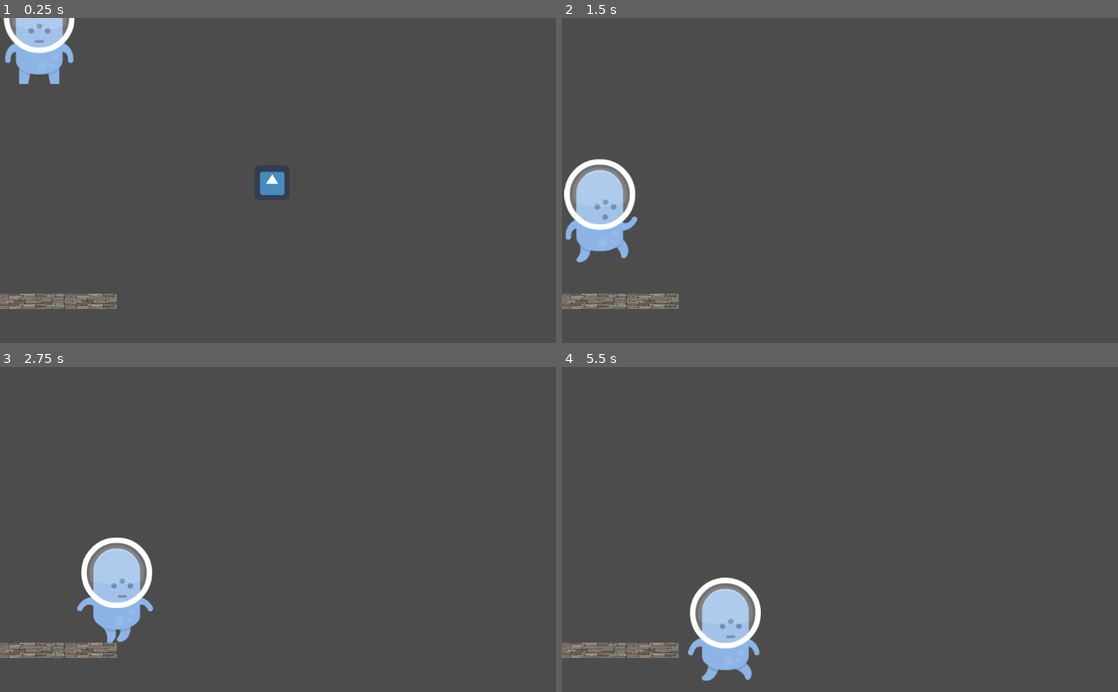
Above: before the commit, frames 1-4 (two rows, left to right).
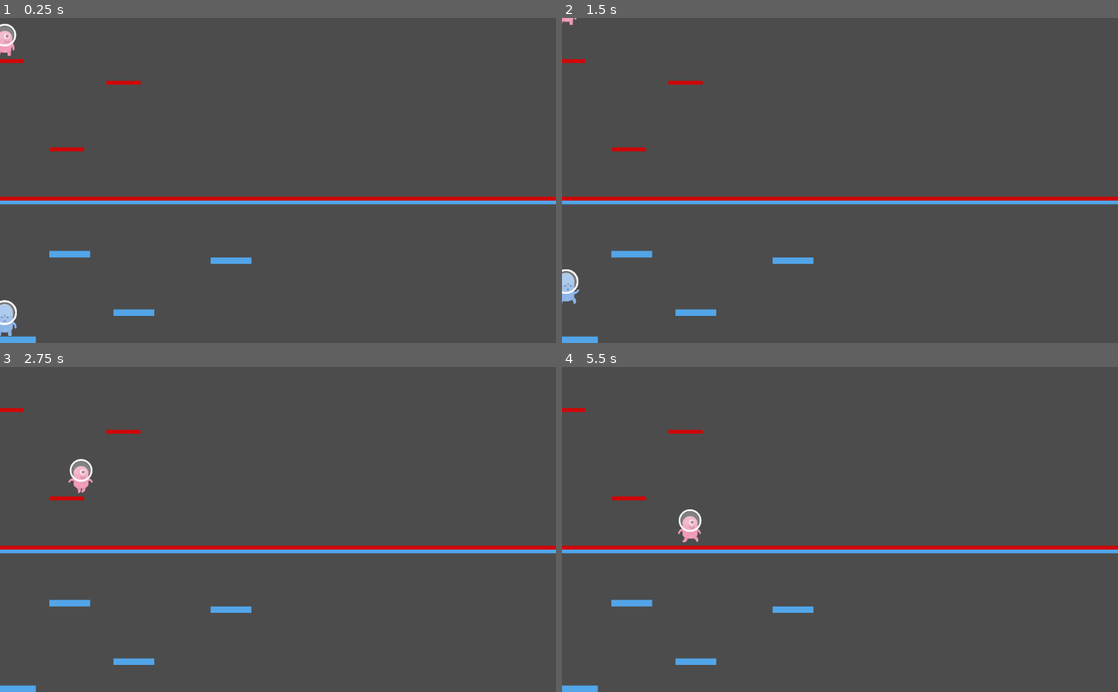
Above: after the commit, the same moments.

Repository: lucasviner/primerjoc
Game: Godot game, scene res://Escenes/Joc.tscn
The game is run twice, just before and just after one commit, with the same random seed, the same clock (stepped at 60 frames per second) and the same inputs. The engine's default icon, where the game draws it, is replaced by a stand-in: a white triangle on a blue panel in a dark square.
Inputs:
- Up to frame 1 (0.25 s): no input
- Up to frame 2 (1.5 s): hold Down (mou abaix) 0.53-1.28 s; tap Up (mou adalt) at 1.35 s
- Up to frame 3 (2.75 s): hold Right (mou dreta) from 2.03 s (still down)
- Up to frame 4 (5.5 s): release Right (mou dreta) at 2.78 s; tap A (mou esquerra) at 2.85 s; tap Enter at 3.5 s; hold Down (mou abaix) 3.53-4.28 s; tap Space at 4.25 s; tap Up (mou adalt) at 4.35 s; hold Right (mou dreta) from 5.03 s (still down)

The runs differ from the first frame. In frame 1, 6.8% of the frame differs, in the area x 0-100%, y 0-100%; in frame 2, 7.1%; in frame 3, 7.3%; in frame 4, 7.5%, in the area x 0-100%, y 12-100%.

Commit message:
Joc gairabé acabat

Diff:
--- a/Escenes/Cos.gd
+++ b/Escenes/Cos.gd
@@ -43,3 +43,5 @@
 
 func _on_Final_body_entered(body):
 	get_tree().change_scene("res://Escenes/Joc.tscn")
+#	if $AnimatedSprite.is_in_group('Canvi escena'):
+#		modulate = Color(1,0,0)
--- a/Escenes/Cos.tscn
+++ b/Escenes/Cos.tscn
@@ -17,14 +17,14 @@
 "name": "camina",
 "speed": 5.0
 }, {
+"frames": [ ExtResource( 5 ) ],
+"loop": true,
+"name": "salta",
+"speed": 5.0
+}, {
 "frames": [ ExtResource( 1 ) ],
 "loop": true,
 "name": "quiet",
-"speed": 5.0
-}, {
-"frames": [ ExtResource( 5 ) ],
-"loop": true,
-"name": "salta",
 "speed": 5.0
 } ]
 
--- a/Escenes/Escena cossos.tscn
+++ b/Escenes/Escena cossos.tscn
@@ -1,8 +1,9 @@
-[gd_scene load_steps=4 format=2]
+[gd_scene load_steps=5 format=2]
 
 [ext_resource path="res://Escenes/Terra.tscn" type="PackedScene" id=1]
 [ext_resource path="res://Escenes/Cos.tscn" type="PackedScene" id=2]
 [ext_resource path="res://Escenes/Final.tscn" type="PackedScene" id=3]
+[ext_resource path="res://Escenes/Plataformes.tscn" type="PackedScene" id=4]
 
 [node name="Node2D" type="Node2D"]
 position = Vector2( 20, 27 )
@@ -12,7 +13,7 @@
 scale = Vector2( 0.5, 0.35 )
 
 [node name="Personatge" parent="." instance=ExtResource( 2 )]
-position = Vector2( 475, 509 )
+position = Vector2( 248, 543 )
 scale = Vector2( 0.35, 0.35 )
 
 [node name="Camera2D" type="Camera2D" parent="Personatge"]
@@ -28,32 +29,41 @@
 scale = Vector2( 0.5, 0.35 )
 
 [node name="Terra4" parent="." instance=ExtResource( 1 )]
-position = Vector2( 878, 180 )
-scale = Vector2( 0.5, 0.35 )
-
-[node name="Terra5" parent="." instance=ExtResource( 1 )]
-position = Vector2( 459, 216 )
+position = Vector2( 357, 237 )
 rotation = 1.5708
 scale = Vector2( 0.5, 0.22 )
 
-[node name="Final" parent="." instance=ExtResource( 3 )]
-position = Vector2( 890, 161 )
+[node name="Final" parent="." groups=["Canvi escena"] instance=ExtResource( 3 )]
+position = Vector2( 872, 177 )
 rotation = -1.5708
 scale = Vector2( 1, 5 )
 
-[node name="Terra6" parent="." instance=ExtResource( 1 )]
-position = Vector2( 493, 635 )
-rotation = -3.14159
-scale = Vector2( 8.05, 5 )
-
-[node name="Terra11" parent="." instance=ExtResource( 1 )]
-position = Vector2( 577, 303 )
+[node name="Terra5" parent="." instance=ExtResource( 1 )]
+position = Vector2( 499, 271 )
 rotation = 1.5708
 scale = Vector2( 0.5, 0.3 )
 
-[node name="Terra10" parent="." instance=ExtResource( 1 )]
-position = Vector2( 696, 223 )
+[node name="Terra6" parent="." instance=ExtResource( 1 )]
+position = Vector2( 656, 227 )
 rotation = 1.5708
 scale = Vector2( 0.5, 0.3 )
 
+[node name="Plataformes" parent="." instance=ExtResource( 4 )]
+position = Vector2( 485, 578 )
+scale = Vector2( 12, 5 )
+
+[node name="Plataformes2" parent="." instance=ExtResource( 4 )]
+position = Vector2( 487, -20 )
+scale = Vector2( 12, 5 )
+
+[node name="Plataformes3" parent="." instance=ExtResource( 4 )]
+position = Vector2( -76, 279 )
+rotation = 1.5708
+scale = Vector2( 7.3, 4 )
+
+[node name="Plataformes4" parent="." instance=ExtResource( 4 )]
+position = Vector2( 1041, 279 )
+rotation = 1.5708
+scale = Vector2( 7.3, 4 )
+
 [connection signal="body_entered" from="Final" to="Personatge" method="_on_Final_body_entered"]
--- a/Escenes/Final.tscn
+++ b/Escenes/Final.tscn
@@ -5,5 +5,13 @@
 [node name="Final" type="Area2D"]
 scale = Vector2( 1, 3 )
 
+[node name="ColorRect" type="ColorRect" parent="."]
+margin_left = -10.0
+margin_top = -10.0
+margin_right = 10.0
+margin_bottom = 10.0
+color = Color( 0.941176, 0.996078, 0.0196078, 1 )
+
 [node name="CollisionShape2D" type="CollisionShape2D" parent="."]
+visible = false
 shape = SubResource( 1 )
--- /dev/null
+++ b/Escenes/Floor segon pers.tscn
@@ -0,0 +1,18 @@
+[gd_scene load_steps=2 format=2]
+
+[sub_resource type="RectangleShape2D" id=1]
+extents = Vector2( 50, 12.5 )
+
+[node name="StaticBody2D" type="StaticBody2D"]
+
+[node name="ColorRect" type="ColorRect" parent="."]
+margin_left = -49.0
+margin_top = -17.0
+margin_right = 51.0
+margin_bottom = 8.0
+color = Color( 0.32549, 0.65098, 0.913725, 1 )
+
+[node name="CollisionShape2D" type="CollisionShape2D" parent="."]
+visible = false
+position = Vector2( 1, -4.5 )
+shape = SubResource( 1 )
--- a/Escenes/Godot/Godot.gd
+++ b/Escenes/Godot/Godot.gd
@@ -49,13 +49,12 @@
 func _on_Personatge_area_entered(area: Area2D):
 	 # Replace with function body.
 
-	if area.is_in_group('Final'):
+	if $AnimatedSprite.is_in_group('Final'):
 		modulate = Color(1,0,0)
-		$Godot.rotation_degrees = 45
-	if area.is_in_group('Inici'):
+
+	if $AnimatedSprite.is_in_group('Inici'):
 		modulate = Color(0,1,0)
-		$Godot.rotation_degrees = -45
+
 
 func _on_Personatge_area_exited(area):
 	modulate = Color(1,1,1) # Replace with function body.
-	$Godot.rotation_degrees = 0
--- a/Escenes/Joc.tscn
+++ b/Escenes/Joc.tscn
@@ -1,34 +1,54 @@
-[gd_scene load_steps=5 format=2]
+[gd_scene load_steps=6 format=2]
 
-[ext_resource path="res://Escenes/Personatge.tscn" type="PackedScene" id=1]
+[ext_resource path="res://Escenes/Terres segona escena.tscn" type="PackedScene" id=1]
 [ext_resource path="res://Escenes/Cos.tscn" type="PackedScene" id=2]
-[ext_resource path="res://Escenes/Terra.tscn" type="PackedScene" id=3]
-
-[sub_resource type="RectangleShape2D" id=2]
-extents = Vector2( 22.375, 212.391 )
+[ext_resource path="res://Escenes/Personatge 2.tscn" type="PackedScene" id=3]
+[ext_resource path="res://Escenes/Cos.gd" type="Script" id=4]
+[ext_resource path="res://Escenes/Floor segon pers.tscn" type="PackedScene" id=5]
 
 [node name="Joc" type="Node2D"]
 
-[node name="Personatge" parent="." instance=ExtResource( 1 )]
-position = Vector2( 2, -3 )
+[node name="Pers blau" parent="." instance=ExtResource( 2 )]
+position = Vector2( 8, 576 )
+scale = Vector2( 0.35, 0.35 )
 
-[node name="Area1" type="Area2D" parent="." groups=["Final"]]
-position = Vector2( 59, 35 )
+[node name="Floor blue5" parent="." instance=ExtResource( 5 )]
+position = Vector2( 489, 340 )
+scale = Vector2( 10.5, 0.5 )
 
-[node name="CollisionShape2D" type="CollisionShape2D" parent="Area1"]
-position = Vector2( 822, 247 )
-shape = SubResource( 2 )
+[node name="Floor blue4" parent="." instance=ExtResource( 5 )]
+position = Vector2( 425, 450 )
+scale = Vector2( 0.75, 0.5 )
 
-[node name="Area2" type="Area2D" parent="." groups=["Inici"]]
-position = Vector2( 59, 35 )
+[node name="Floor blue3" parent="." instance=ExtResource( 5 )]
+position = Vector2( 246, 546 )
+scale = Vector2( 0.75, 0.5 )
 
-[node name="CollisionShape2D" type="CollisionShape2D" parent="Area2"]
-position = Vector2( 2, 240 )
-shape = SubResource( 2 )
+[node name="Floor blue2" parent="." instance=ExtResource( 5 )]
+position = Vector2( 128, 438 )
+scale = Vector2( 0.75, 0.5 )
 
-[node name="Personatge2" parent="." instance=ExtResource( 2 )]
-position = Vector2( 71, 92 )
+[node name="Floor blue" parent="." instance=ExtResource( 5 )]
+position = Vector2( 28, 596 )
+scale = Vector2( 0.75, 0.5 )
 
-[node name="Terra" parent="." instance=ExtResource( 3 )]
-position = Vector2( 73, 523 )
-scale = Vector2( 2, 1 )
+[node name="Pers rosa" parent="." instance=ExtResource( 3 )]
+position = Vector2( 8, 45 )
+scale = Vector2( 0.4, 0.4 )
+script = ExtResource( 4 )
+
+[node name="Floor pink" parent="." instance=ExtResource( 1 )]
+position = Vector2( 12, 79 )
+scale = Vector2( 0.5, 0.5 )
+
+[node name="Floor pink2" parent="." instance=ExtResource( 1 )]
+position = Vector2( 124, 242 )
+scale = Vector2( 0.5, 0.5 )
+
+[node name="Floor pink3" parent="." instance=ExtResource( 1 )]
+position = Vector2( 228, 119 )
+scale = Vector2( 0.5, 0.5 )
+
+[node name="Floor pink4" parent="." instance=ExtResource( 1 )]
+position = Vector2( 503, 333 )
+scale = Vector2( 9, 0.5 )
--- /dev/null
+++ b/Escenes/Personatge 2.tscn
@@ -0,0 +1,36 @@
+[gd_scene load_steps=6 format=2]
+
+[ext_resource path="res://imatges/Players/128x256/Pink/alienPink_stand.png" type="Texture" id=1]
+[ext_resource path="res://imatges/Players/128x256/Pink/alienPink_walk2.png" type="Texture" id=2]
+[ext_resource path="res://imatges/Players/128x256/Pink/alienPink_walk1.png" type="Texture" id=3]
+
+[sub_resource type="CapsuleShape2D" id=1]
+radius = 63.0
+height = 44.0
+
+[sub_resource type="SpriteFrames" id=2]
+animations = [ {
+"frames": [ ExtResource( 3 ), ExtResource( 2 ) ],
+"loop": true,
+"name": "camina",
+"speed": 5.0
+}, {
+"frames": [ ExtResource( 1 ) ],
+"loop": true,
+"name": "quiet",
+"speed": 5.0
+} ]
+
+[node name="KinematicBody2D" type="KinematicBody2D"]
+position = Vector2( -3, -71 )
+
+[node name="CollisionShape2D" type="CollisionShape2D" parent="."]
+visible = false
+shape = SubResource( 1 )
+
+[node name="AnimatedSprite" type="AnimatedSprite" parent="."]
+position = Vector2( 1, -57 )
+frames = SubResource( 2 )
+animation = "camina"
+frame = 1
+playing = true
--- /dev/null
+++ b/Escenes/Plataformes.tscn
@@ -0,0 +1,16 @@
+[gd_scene load_steps=2 format=2]
+
+[sub_resource type="RectangleShape2D" id=1]
+extents = Vector2( 45.5, 6.5 )
+
+[node name="Plataformes" type="StaticBody2D"]
+
+[node name="ColorRect" type="ColorRect" parent="."]
+margin_left = -45.0
+margin_top = -6.0
+margin_right = 45.0
+margin_bottom = 6.0
+
+[node name="CollisionShape2D" type="CollisionShape2D" parent="."]
+visible = false
+shape = SubResource( 1 )
--- a/Escenes/Terra.tscn
+++ b/Escenes/Terra.tscn
@@ -1,16 +1,18 @@
-[gd_scene load_steps=3 format=2]
-
-[ext_resource path="res://imatges/índex.jpg" type="Texture" id=1]
+[gd_scene load_steps=2 format=2]
 
 [sub_resource type="RectangleShape2D" id=1]
-extents = Vector2( 71, 14.5 )
+extents = Vector2( 70.5, 14.5 )
 
 [node name="Terra" type="StaticBody2D"]
 
-[node name="Sprite" type="Sprite" parent="."]
-scale = Vector2( 0.51751, 0.157347 )
-texture = ExtResource( 1 )
+[node name="ColorRect" type="ColorRect" parent="."]
+margin_left = -70.0
+margin_top = -14.0
+margin_right = 71.0
+margin_bottom = 15.0
+color = Color( 0.105882, 0.823529, 0.839216, 1 )
 
 [node name="CollisionShape2D" type="CollisionShape2D" parent="."]
 visible = false
+position = Vector2( 0.5, 0 )
 shape = SubResource( 1 )
--- /dev/null
+++ b/Escenes/Terres segona escena.tscn
@@ -0,0 +1,18 @@
+[gd_scene load_steps=2 format=2]
+
+[sub_resource type="RectangleShape2D" id=1]
+extents = Vector2( 63.25, 8.25 )
+
+[node name="Floor" type="StaticBody2D"]
+
+[node name="ColorRect" type="ColorRect" parent="."]
+margin_left = -63.0
+margin_top = -7.0
+margin_right = 62.0
+margin_bottom = 8.0
+color = Color( 0.819608, 0.027451, 0.027451, 1 )
+
+[node name="CollisionShape2D" type="CollisionShape2D" parent="."]
+visible = false
+position = Vector2( -0.75, 0.75 )
+shape = SubResource( 1 )
--- a/project.godot
+++ b/project.godot
@@ -26,6 +26,7 @@
 "deadzone": 0.5,
 "events": [ Object(InputEventKey,"resource_local_to_scene":false,"resource_name":"","device":0,"alt":false,"shift":false,"control":false,"meta":false,"command":false,"pressed":false,"scancode":16777232,"physical_scancode":0,"unicode":0,"echo":false,"script":null)
 , Object(InputEventKey,"resource_local_to_scene":false,"resource_name":"","device":0,"alt":false,"shift":false,"control":false,"meta":false,"command":false,"pressed":false,"scancode":87,"physical_scancode":0,"unicode":0,"echo":false,"script":null)
+, Object(InputEventKey,"resource_local_to_scene":false,"resource_name":"","device":0,"alt":false,"shift":false,"control":false,"meta":false,"command":false,"pressed":false,"scancode":32,"physical_scancode":0,"unicode":0,"echo":false,"script":null)
  ]
 }
 "mou abaix"={
Binary file added: imatges/Backgrounds/blue_desert.png
Not shown, added: imatges/Backgrounds/blue_desert.png.import
Binary file added: imatges/Backgrounds/blue_grass.png
Not shown, added: imatges/Backgrounds/blue_grass.png.import
Binary file added: imatges/Backgrounds/blue_land.png
Not shown, added: imatges/Backgrounds/blue_land.png.import
Binary file added: imatges/Backgrounds/blue_shroom.png
Not shown, added: imatges/Backgrounds/blue_shroom.png.import
Binary file added: imatges/Backgrounds/colored_desert.png
Not shown, added: imatges/Backgrounds/colored_desert.png.import
Binary file added: imatges/Backgrounds/colored_grass.png
Not shown, added: imatges/Backgrounds/colored_grass.png.import
(and 556 more such lines)
